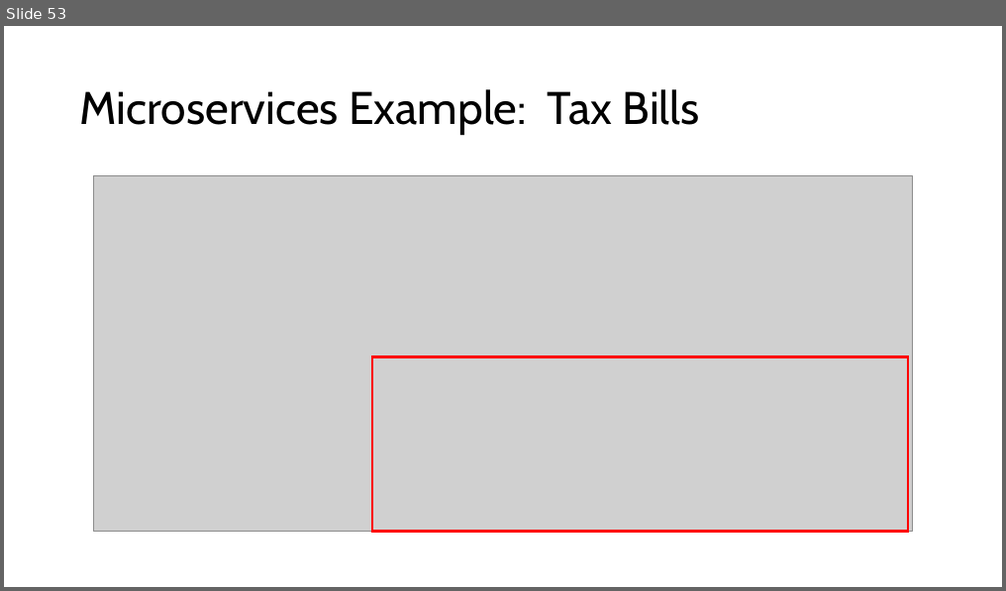
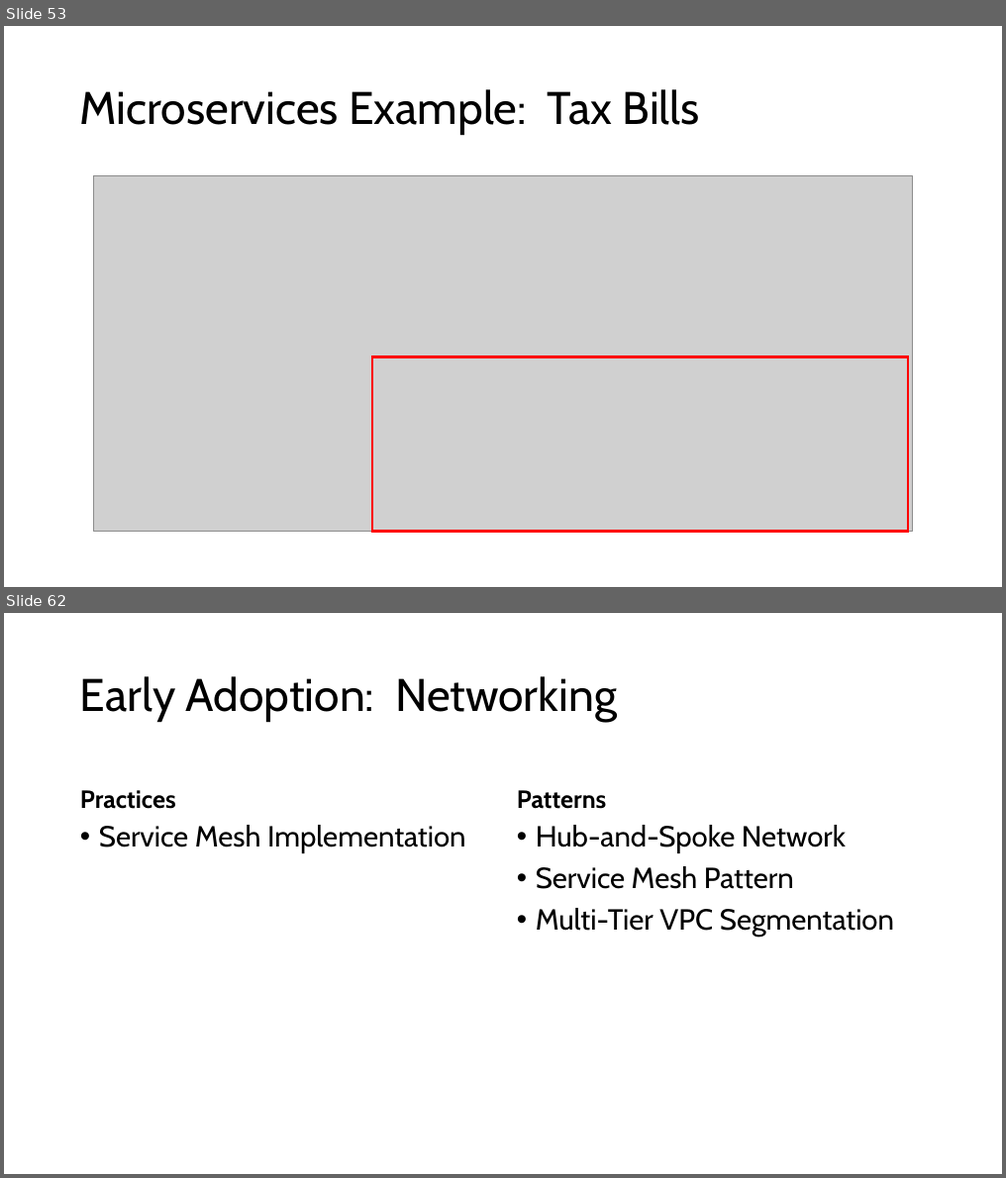
Before and after one commit to ericburcham/cloud-patterns-and-practices, a slide deck: Presentation.pptx. Shown one above the other, each under a label of ours: slide 53 before the commit, slides 53 and 62 after it; the slides between them are not shown. The pictures are 1006x591 and 1006x1178 pixels, drawn with LibreOffice and Linux fonts; fonts in the diff are those of the drawing; grey boxes stand for pictures. Boxes give left, top, right and bottom in pixels: in the first picture for what was removed or moved away, otherwise in the second. Text is boxed around its words. In the diff, an @@ line names an element or a change of style, - is before the commit and + after.

```diff
--- a/Presentation.pptx
+++ b/Presentation.pptx
@@ slide 62 added at (4, 613, 1002, 1174), background #FFFFFF @@
@@ title added at (80, 676, 617, 722), 44 pt, text #000000 @@
+Early Adoption: Networking
@@ text added at (80, 790, 176, 809), 24 pt, text #000000, bold @@
+Practices
@@ text added at (517, 790, 607, 809), 24 pt, text #000000, bold @@
+Patterns
@@ text added at (99, 825, 466, 854), 28 pt, text #000000 @@
+• Service Mesh Implementation
@@ text added at (536, 825, 894, 937), 28 pt, text #000000 @@
+• Hub-and-Spoke Network
+• Service Mesh Pattern
+• Multi-Tier VPC Segmentation
```
Also in this commit, not shown: 2 slides changed, 34 other slides added, 1 other file.
